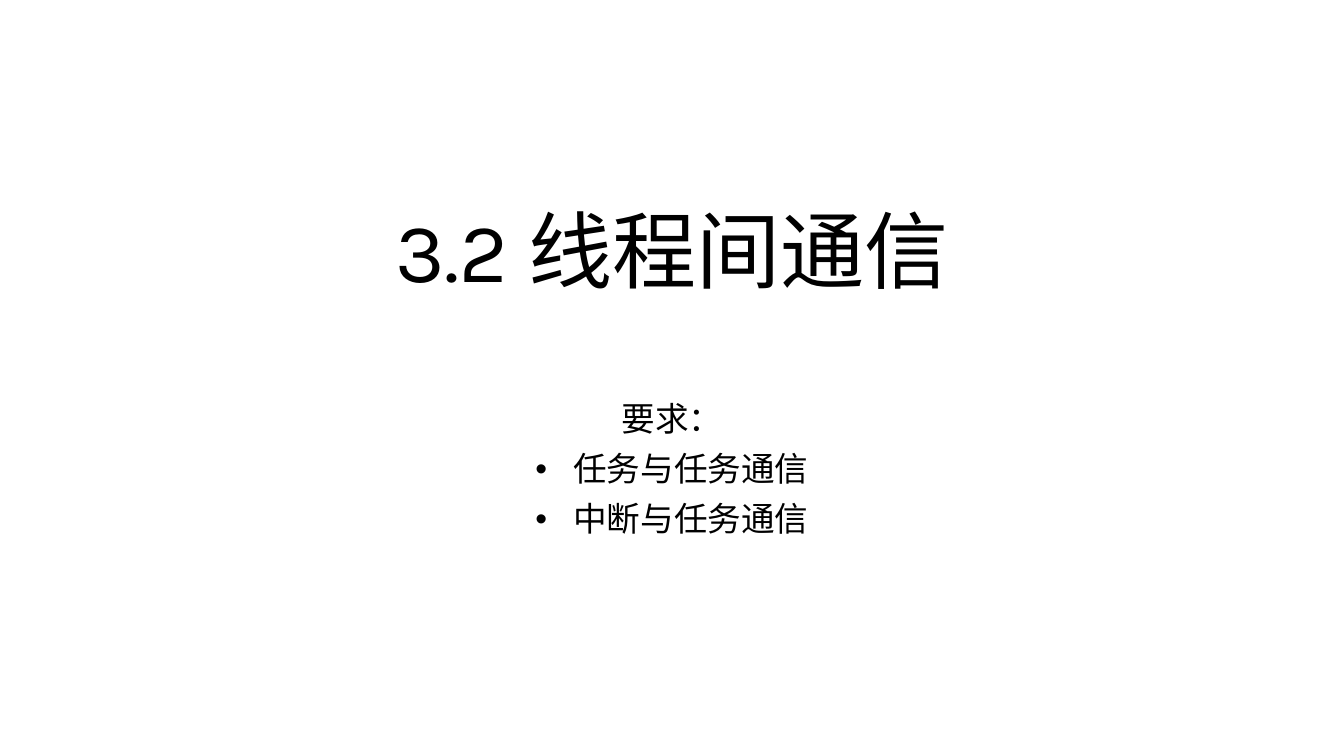
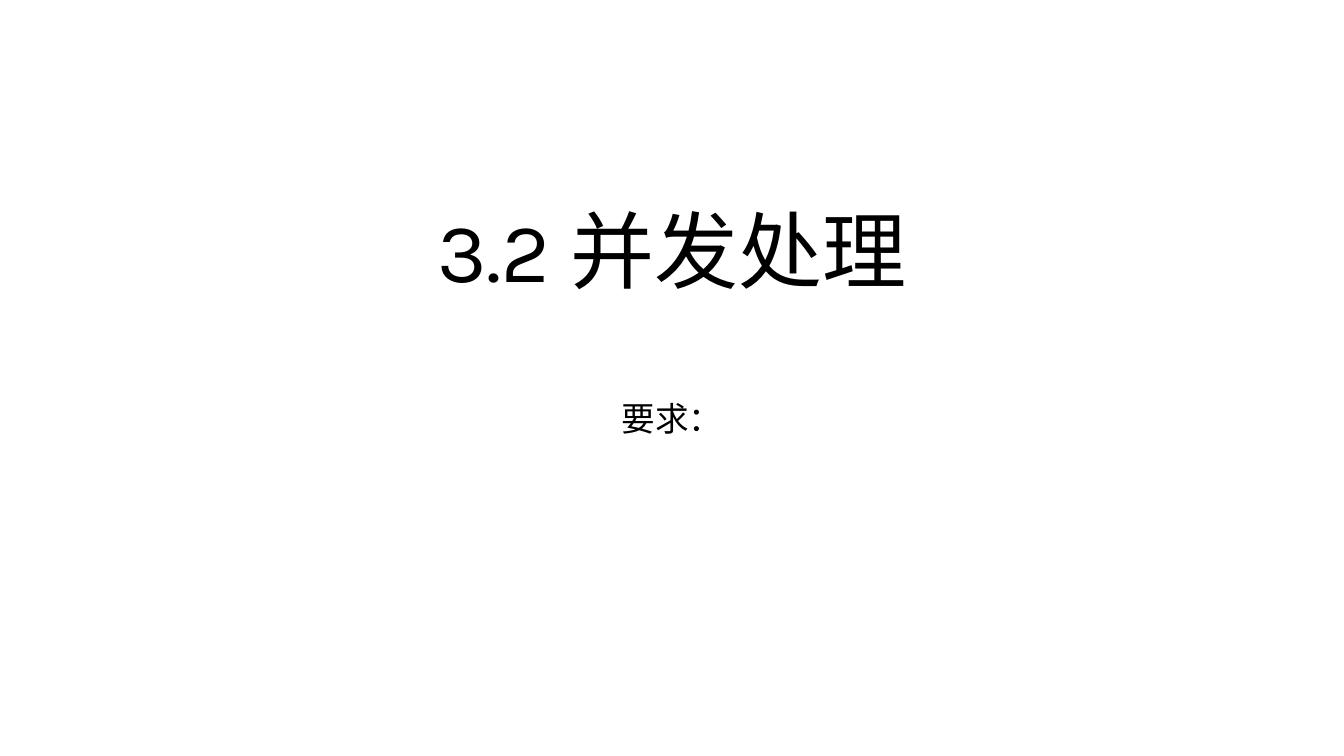
Before and after one commit to JLU-Robomaster-Embedded/embedded_tutorial, a slide deck: slide 8 of 3_RTOS与嵌入式程序设计.pptx. Drawn at 1344x756 pixels with LibreOffice and Linux fonts; fonts in the diff are those of the drawing. Boxes give left, top, right and bottom in pixels: in the first picture for what was removed or moved away, otherwise in the second. Text is boxed around its words. In the diff, an @@ line names an element or a change of style, - is before the commit and + after.

```diff
--- a/3_RTOS与嵌入式程序设计.pptx
+++ b/3_RTOS与嵌入式程序设计.pptx
@@ title at [437,211,907,289]: text changed @@
-3.2 线程间通信
+3.2 并发处理
@@ subtitle at [573,453,808,534]: paragraphs removed @@
-• 任务与任务通信
-• 中断与任务通信
```
Also in this commit, not shown: 1 other slide changed, 11 slides added.
